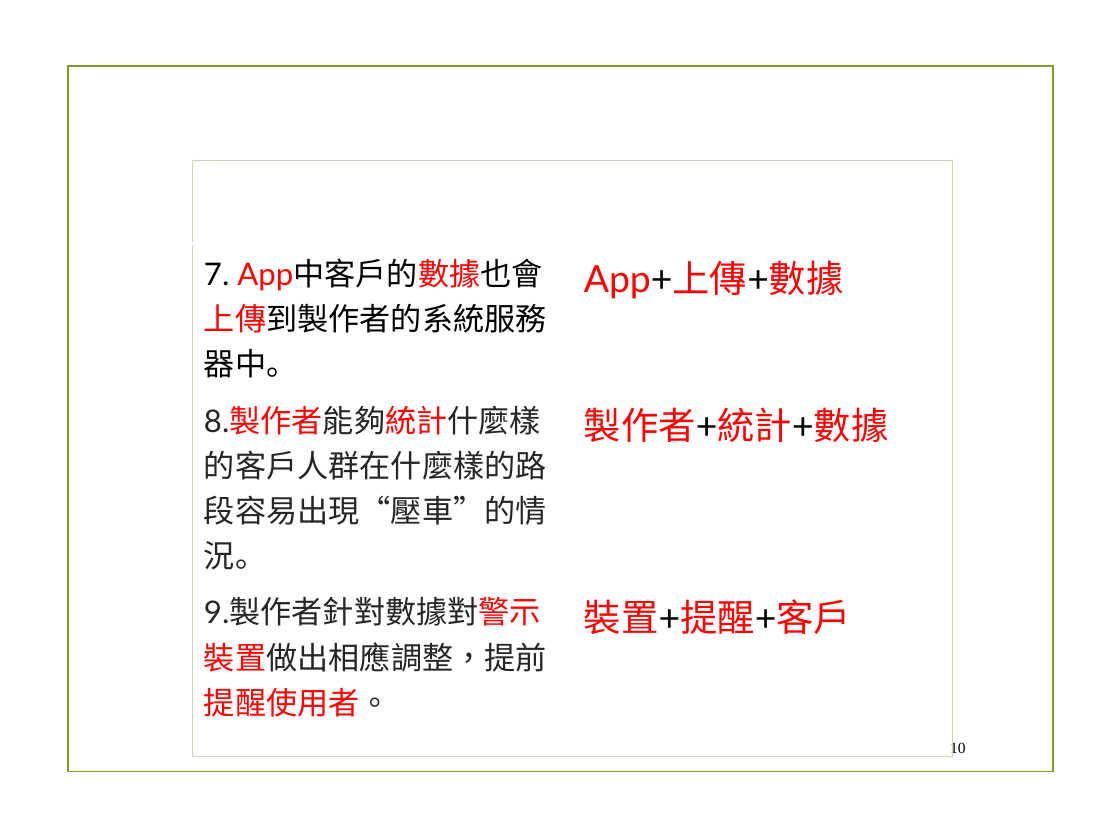
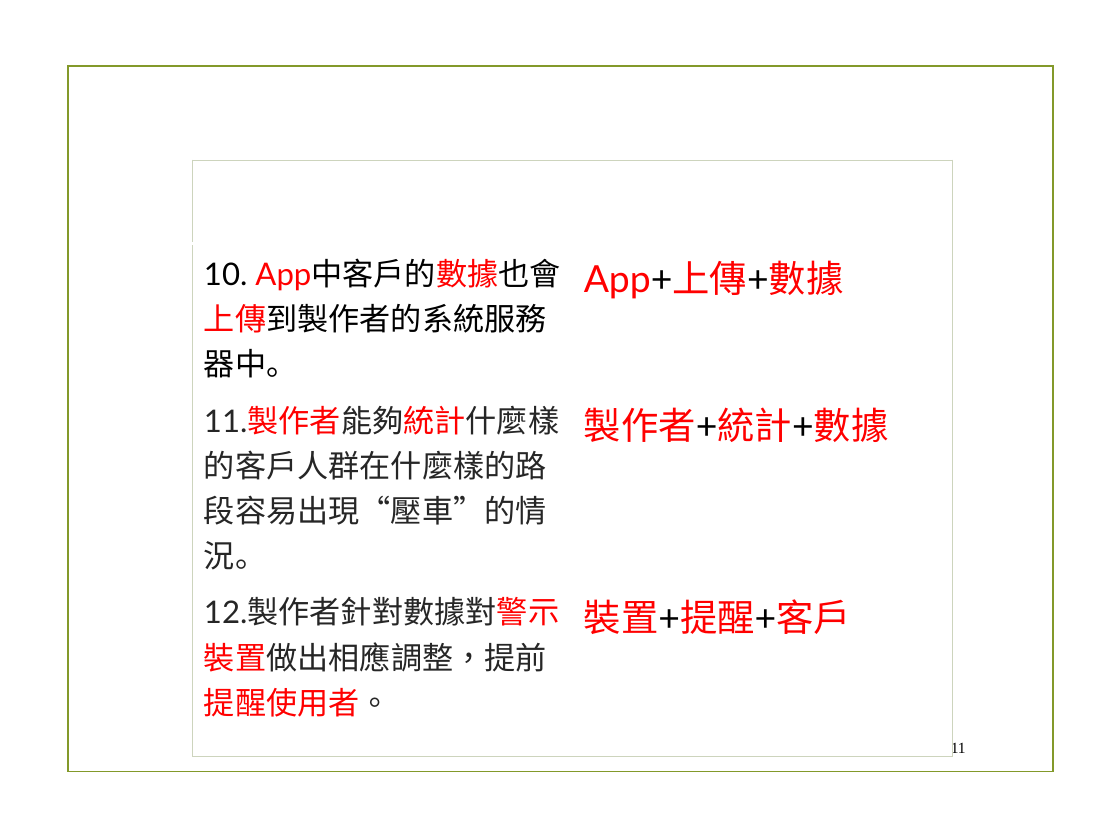
Before and after one commit to chandlerkuo/sharepee, a slide deck: slide 11 of 陀螺儀機車警示裝置.pptx (slide 10 before the commit). Drawn at 1120x840 pixels with LibreOffice and Linux fonts; fonts in the diff are those of the drawing; background and template pictures are left out. Boxes give left, top, right and bottom in pixels: in the first picture for what was removed or moved away, otherwise in the second. Text is boxed around its words. In the diff, an @@ line names an element or a change of style, - is before the commit and + after.

```diff
--- a/陀螺儀機車警示裝置.pptx
+++ b/陀螺儀機車警示裝置.pptx
@@ table at <box>193,160,952,721</box> @@
-row 2, column 1: 7. App中客戶的數據也會上傳到製作者的系統服務器中。
+row 2, column 1: 10. App中客戶的數據也會上傳到製作者的系統服務器中。
-row 3, column 1: 8.製作者能夠統計什麼樣的客戶人群在什麼樣的路段容易出現“壓車”的情況。
+row 3, column 1: 11.製作者能夠統計什麼樣的客戶人群在什麼樣的路段容易出現“壓車”的情況。
-row 4, column 1: 9.製作者針對數據對警示裝置做出相應調整，提前提醒使用者。
+row 4, column 1: 12.製作者針對數據對警示裝置做出相應調整，提前提醒使用者。
@@ page number at <box>951,740,966,756</box>: text changed @@
-10
+11
```
Also in this commit, not shown: 7 other slides changed, 6 slides added.
